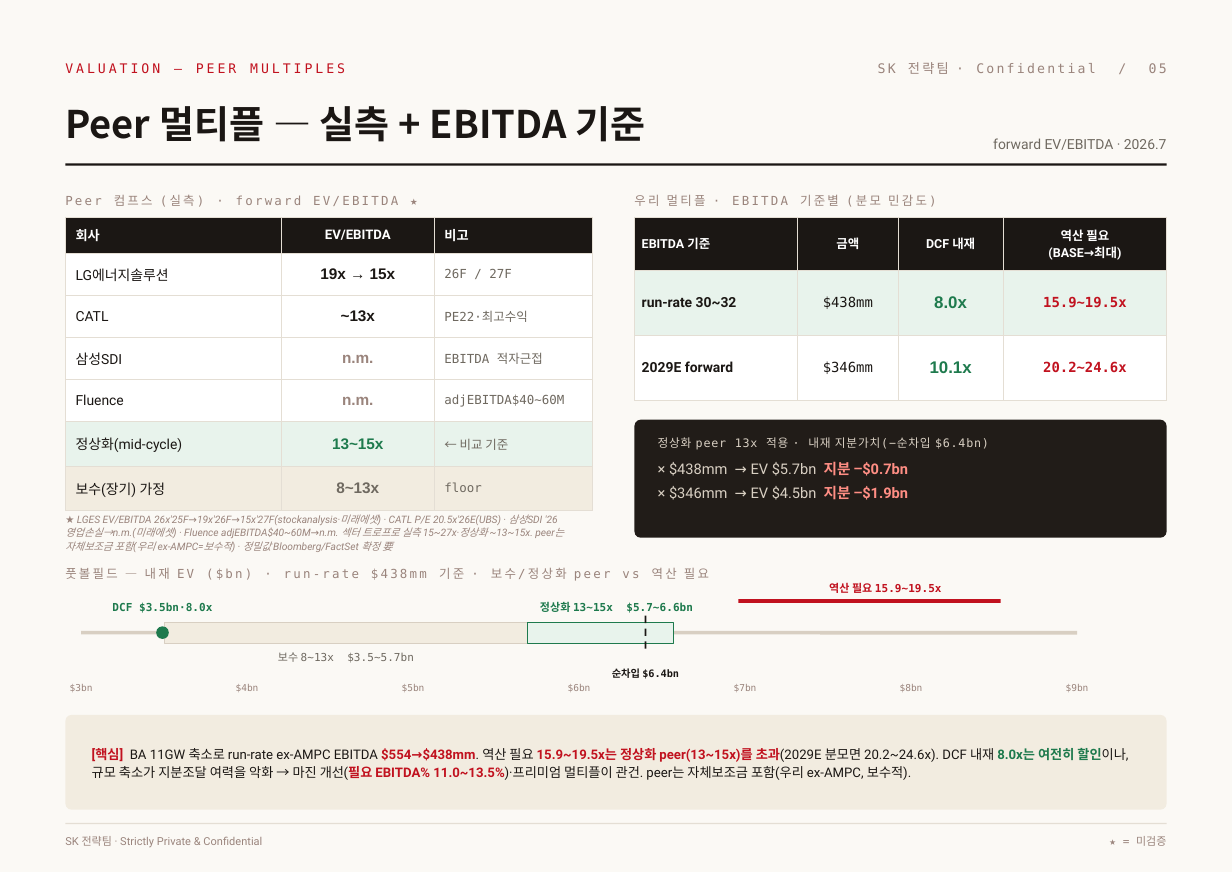
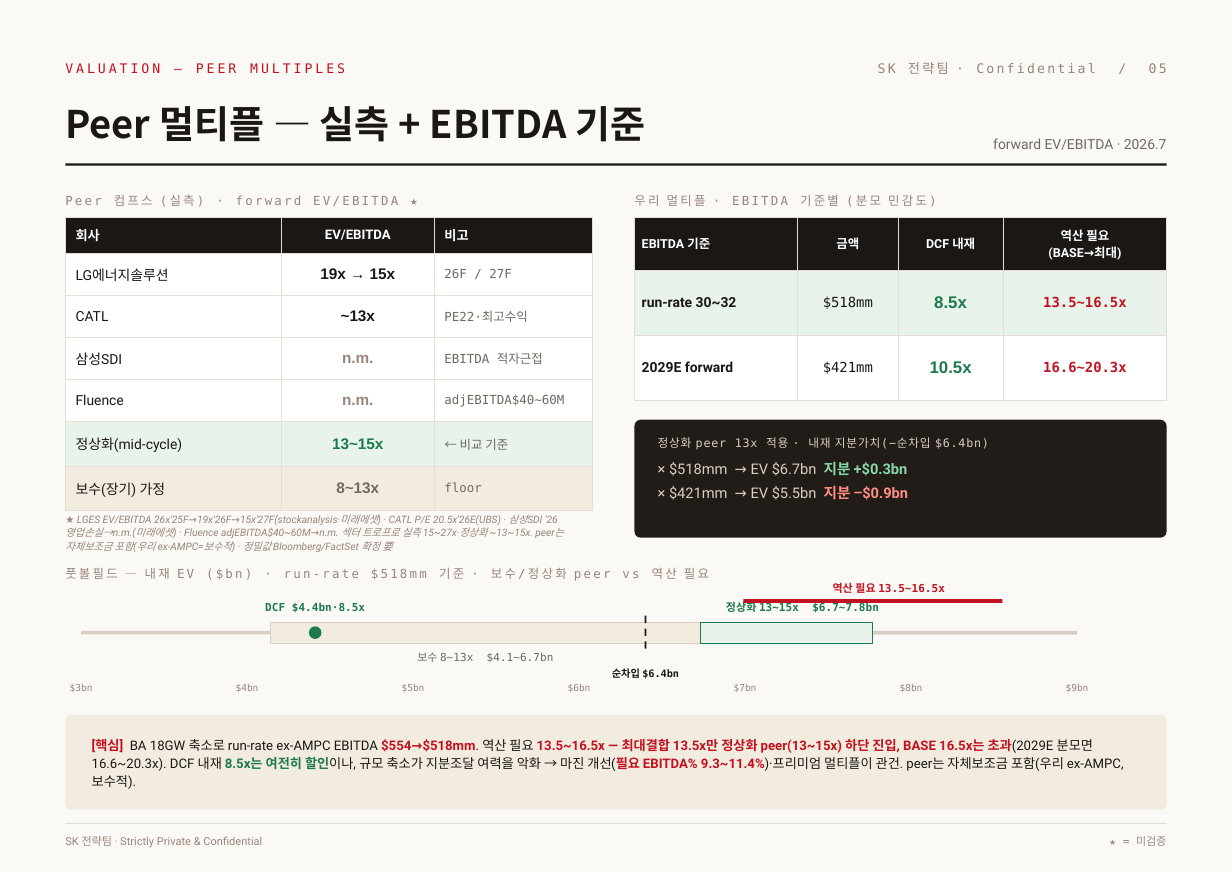
Before and after one commit to ljmcoal-gif/bm-x7k2, a slide deck: slide 5 of sk_valuation_project/output/SK_Funding_v3_editable.pptx. Drawn at 1232x872 pixels with LibreOffice and Linux fonts; fonts in the diff are those of the drawing. Boxes give left, top, right and bottom in pixels: in the first picture for what was removed or moved away, otherwise in the second. Text is boxed around its words. In the diff, an @@ line names an element or a change of style, - is before the commit and + after.

```diff
--- a/sk_valuation_project/output/SK_Funding_v3_editable.pptx
+++ b/sk_valuation_project/output/SK_Funding_v3_editable.pptx
@@ table at [634, 217, 1167, 378] @@
-row 2: run-rate 30~32 | $438mm | 8.0x | 15.9~19.5x
+row 2: run-rate 30~32 | $518mm | 8.5x | 13.5~16.5x
-row 3: 2029E forward | $346mm | 10.1x | 20.2~24.6x
+row 3: 2029E forward | $421mm | 10.5x | 16.6~20.3x
@@ text at [669, 461, 908, 500]: text changed @@
-× $438mm → EV $5.7bn 지분 −$0.7bn
-× $346mm → EV $4.5bn 지분 −$1.9bn
+× $518mm → EV $6.7bn 지분 +$0.3bn
+× $421mm → EV $5.5bn 지분 −$0.9bn
@@ text at [65, 568, 709, 581]: text changed @@
-풋볼필드 — 내재 EV ($bn) · run-rate $438mm 기준 · 보수/정상화 peer vs 역산 필요
+풋볼필드 — 내재 EV ($bn) · run-rate $518mm 기준 · 보수/정상화 peer vs 역산 필요
@@ text at [833, 582, 945, 593]: text changed @@
-역산 필요 15.9~19.5x
+역산 필요 13.5~16.5x
@@ text at [265, 602, 365, 613]: text changed @@
-DCF $3.5bn·8.0x
+DCF $4.4bn·8.5x
@@ rectangle: place and size @@
-rectangle at [164, 622, 528, 643]
+rectangle at [271, 622, 701, 643]
@@ ellipse: place and size @@
-ellipse at [156, 626, 169, 639]
+ellipse at [309, 626, 321, 639]
@@ rectangle: place and size @@
-rectangle at [528, 622, 674, 643]
+rectangle at [700, 622, 873, 643]
@@ text at [726, 600, 879, 613]: text changed @@
-정상화 13~15x $5.7~6.6bn
+정상화 13~15x $6.7~7.8bn
@@ line moved from (739, 601) - (1001, 601) to (743, 601) - (1002, 601) @@
@@ text at [417, 652, 554, 662]: text changed @@
-보수 8~13x $3.5~5.7bn
+보수 8~13x $4.1~6.7bn
@@ text at [92, 739, 1124, 789]: text changed @@
-[핵심] BA 11GW 축소로 run-rate ex-AMPC EBITDA $554→$438mm. 역산 필요 15.9~19.5x는 정상화 peer(13~15x)를 초과(2029E 분모면 20.2~24.6x). DCF 내재 8.0x는 여전히 할인이나, 규모 축소가 지분조달 여력을 악화 → 마진 개선(필요 EBITDA% 11.0~13.5%)·프리미엄 멀티플이 관건. peer는 자체보조금 포함(우리 ex-AMPC, 보수적).
+[핵심] BA 18GW 축소로 run-rate ex-AMPC EBITDA $554→$518mm. 역산 필요 13.5~16.5x — 최대결합 13.5x만 정상화 peer(13~15x) 하단 진입, BASE 16.5x는 초과(2029E 분모면 16.6~20.3x). DCF 내재 8.5x는 여전히 할인이나, 규모 축소가 지분조달 여력을 악화 → 마진 개선(필요 EBITDA% 9.3~11.4%)·프리미엄 멀티플이 관건. peer는 자체보조금 포함(우리 ex-AMPC, 보수적).
```
Also in this commit, not shown: 2 other slides changed, 6 other files.
